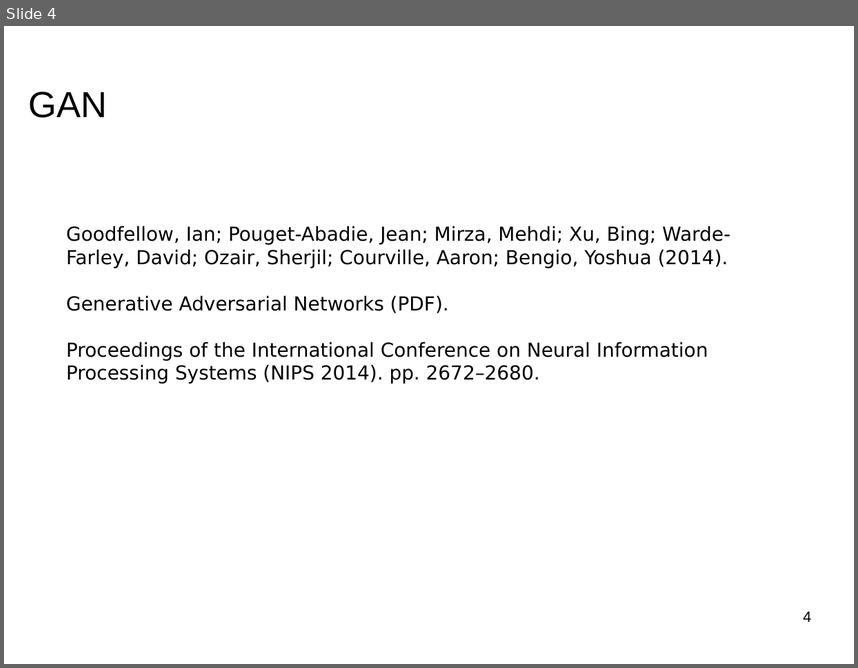
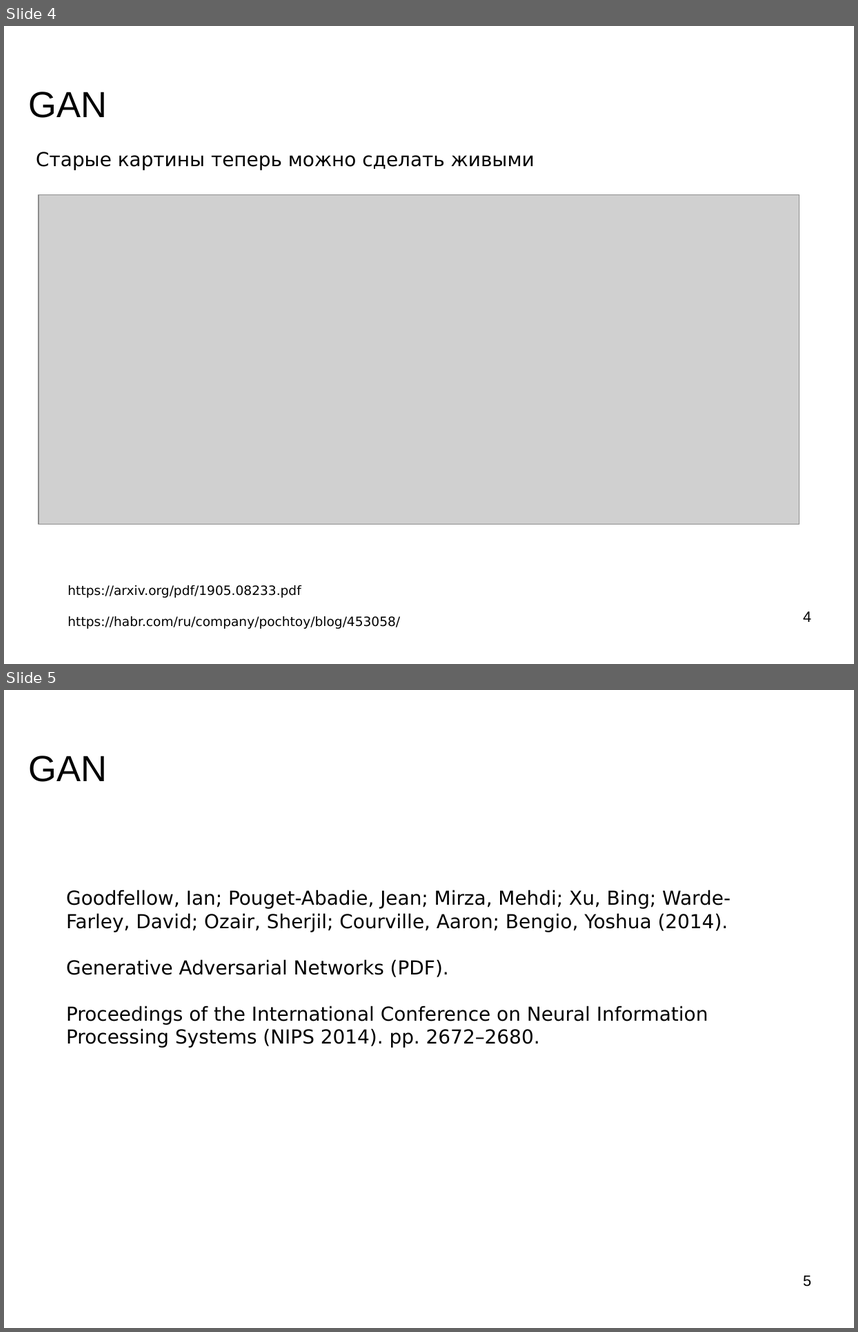
Before and after one commit to mechanoid5/ml_lectorium_legacy, a slide deck: 23-gan.odp. Shown one above the other, each under a label of ours: slide 4 before the commit, slides 4 and 5 after it. The pictures are 858x668 and 858x1332 pixels, drawn with LibreOffice and Linux fonts; fonts in the diff are those of the drawing; grey boxes stand for pictures; background and template pictures are left out. Boxes give left, top, right and bottom in pixels: in the first picture for what was removed or moved away, otherwise in the second. Text is boxed around its words. In the diff, an @@ line names an element or a change of style, - is before the commit and + after.

```diff
--- a/23-gan.odp
+++ b/23-gan.odp
@@ slide 4 added at [4,26,854,664], background picture (left out) @@
@@ title added at [28,92,107,118], 33.9 pt, text #000000 @@
+GAN
@@ text added at [36,152,535,170], 18 pt, text #000000 @@
+Старые картины теперь можно сделать живыми
@@ picture added at [38,195,800,524] @@
@@ text added at [67,585,400,628], 12 pt, text #000000 @@
+https://arxiv.org/pdf/1905.08233.pdf
+https://habr.com/ru/company/pochtoy/blog/453058/
@@ page number added at [803,611,811,621], 14 pt, text #000000 @@
+4
@@ what was slide 4 is now slide 5 @@
@@ page number at [803,1275,811,1286]: text changed @@
-4
+5
```
Also in this commit, not shown: 3 slides changed, 2 other files.
